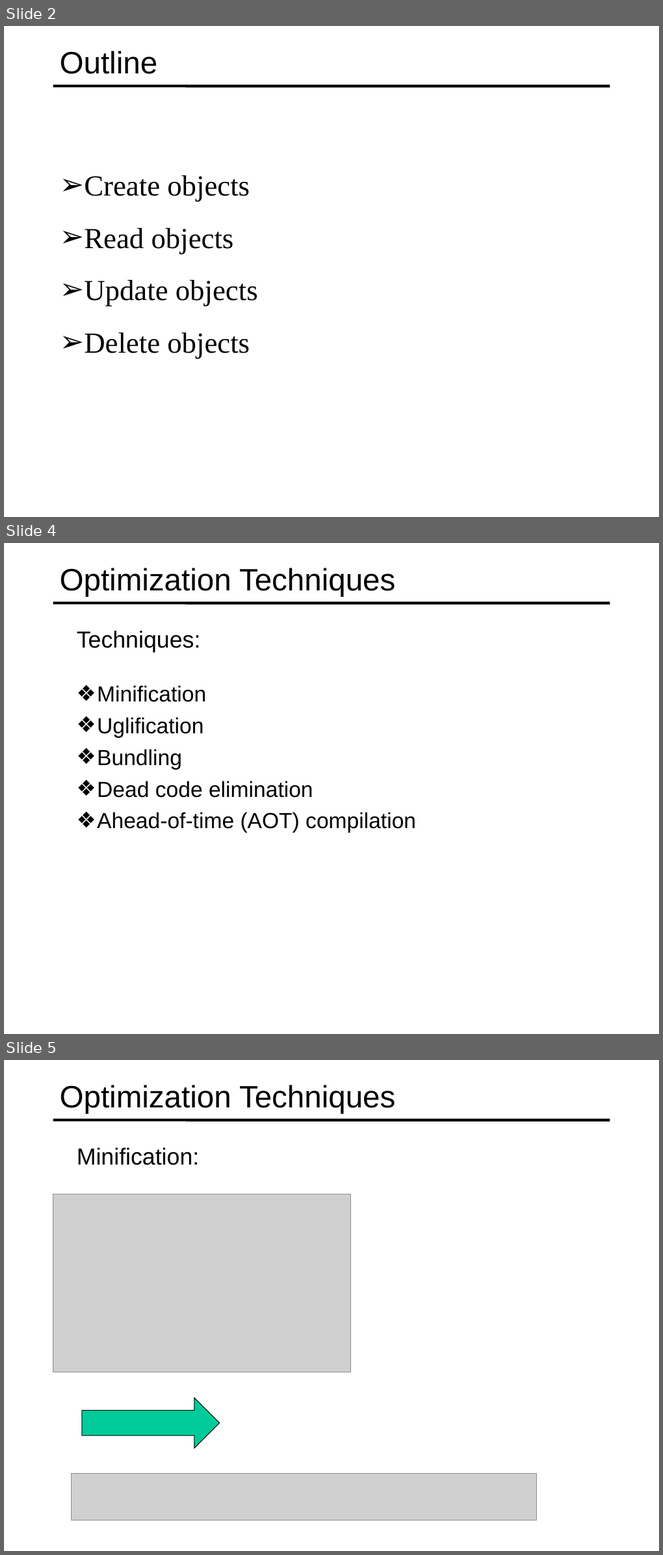
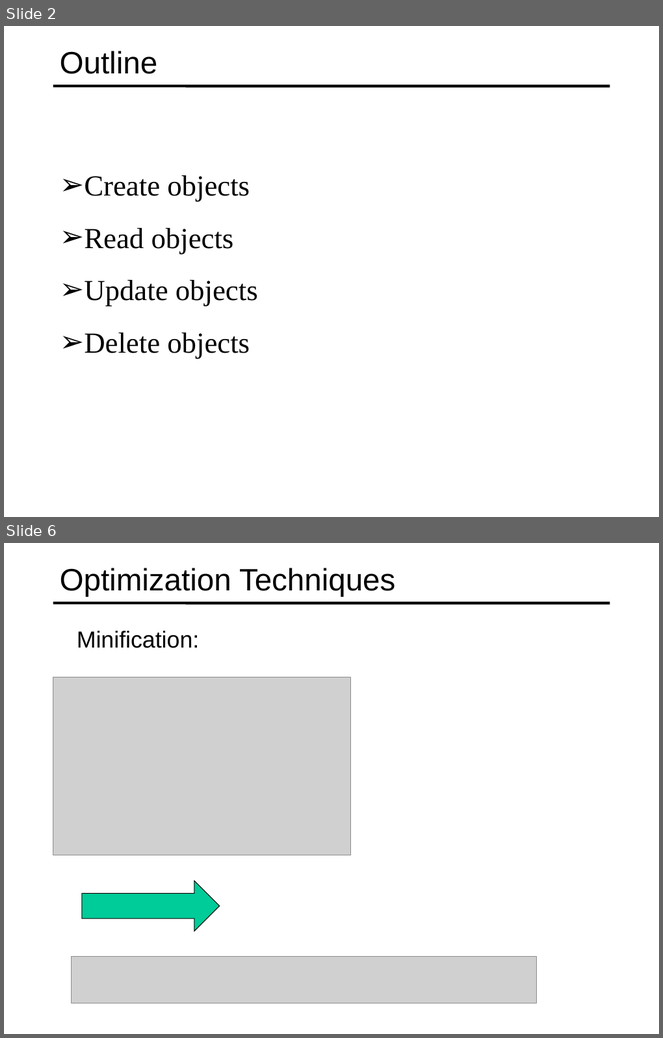
Before and after one commit to specter01wj/Jago_Link_Training, a slide deck: Angular/Angular7/Angular Advanced Course/Essentials/11.Building Real-time Server-less Apps with Firebase/L11_Building Real-time Server-less Apps with Firebase.ppt. Shown one above the other, each under a label of ours: slides 2, 4 and 5 before the commit, slides 2 and 6 after it; the slides between them are not shown. The pictures are 663x1555 and 663x1038 pixels, drawn with LibreOffice and Linux fonts; fonts in the diff are those of the drawing; grey boxes stand for pictures. Boxes give left, top, right and bottom in pixels: in the first picture for what was removed or moved away, otherwise in the second. Text is boxed around its words. In the diff, an @@ line names an element or a change of style, - is before the commit and + after.

Commit message:
10/15/2019 v1

```diff
--- a/Angular/Angular7/Angular Advanced Course/Essentials/11.Building Real-time Server-less Apps with Firebase/L11_Building Real-time Server-less Apps with Firebase.ppt
+++ b/Angular/Angular7/Angular Advanced Course/Essentials/11.Building Real-time Server-less Apps with Firebase/L11_Building Real-time Server-less Apps with Firebase.ppt
@@ slide 4 removed at [4,543,659,1034], background #FFFFFF; not listed: 1 template element that a slide beside it also shows @@
@@ title removed at [60,568,395,597] @@
-Optimization Techniques
@@ text removed at [77,631,201,653] @@
-  Techniques:
@@ text removed at [97,685,416,833] @@
-  ❖ Minification
-  ❖ Uglification
-  ❖ Bundling
-  ❖ Dead code elimination
-  ❖ Ahead-of-time (AOT) compilation
@@ what was slide 5 is now slide 6 @@
```
Also in this commit, not shown: 1 slide changed, 2 slides added.
